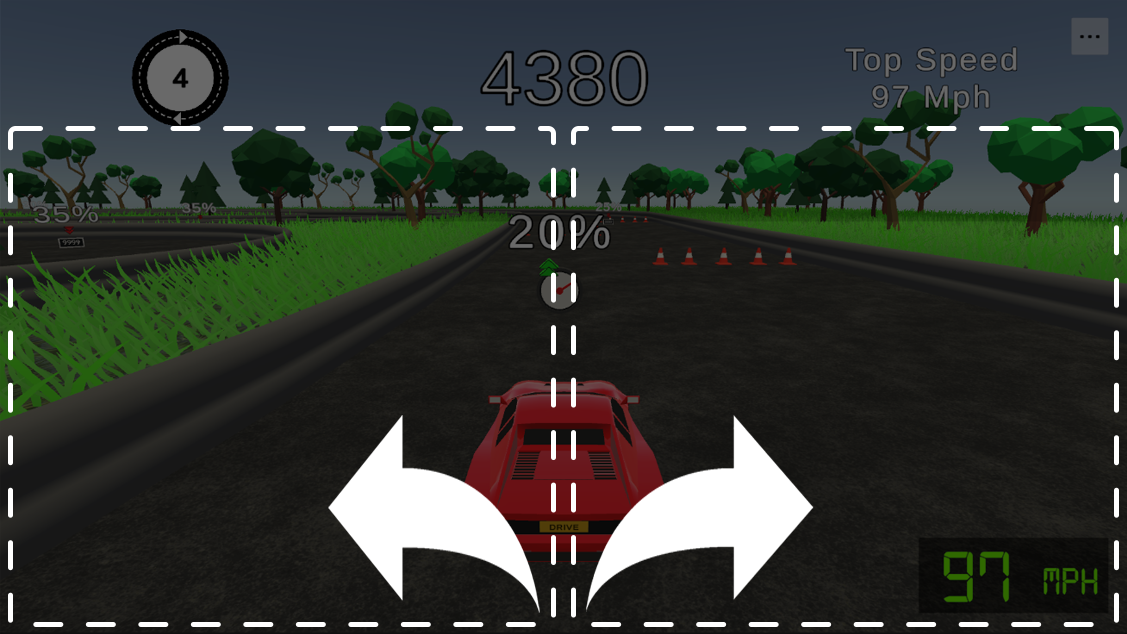
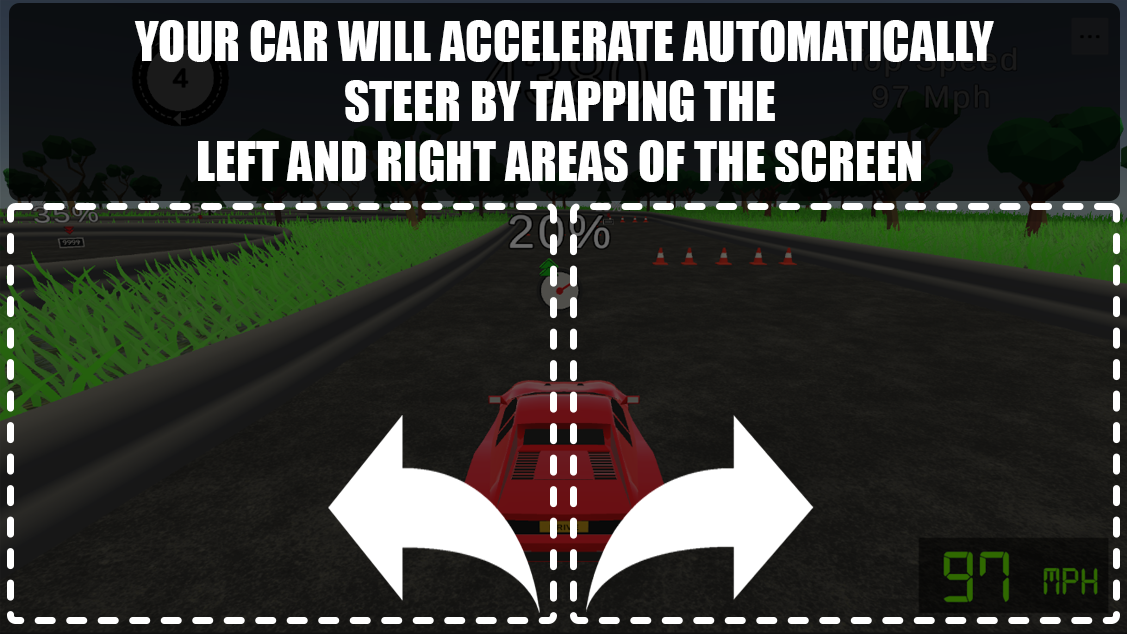
Layered file, before and after one edit (1127x634). Changes by layer:
added layer "Your car will accelerate automatically Steer by tapping the le" above "Rectangle 1" over bbox(134, 20, 994, 182)
added layer "Rectangle 1" (75%) above "Layer 4" over bbox(9, 3, 1120, 201)
painted on "Rectangle 1 copy 2" over bbox(570, 126, 1120, 627)
painted on "Rectangle 1 copy" over bbox(7, 126, 557, 627)
